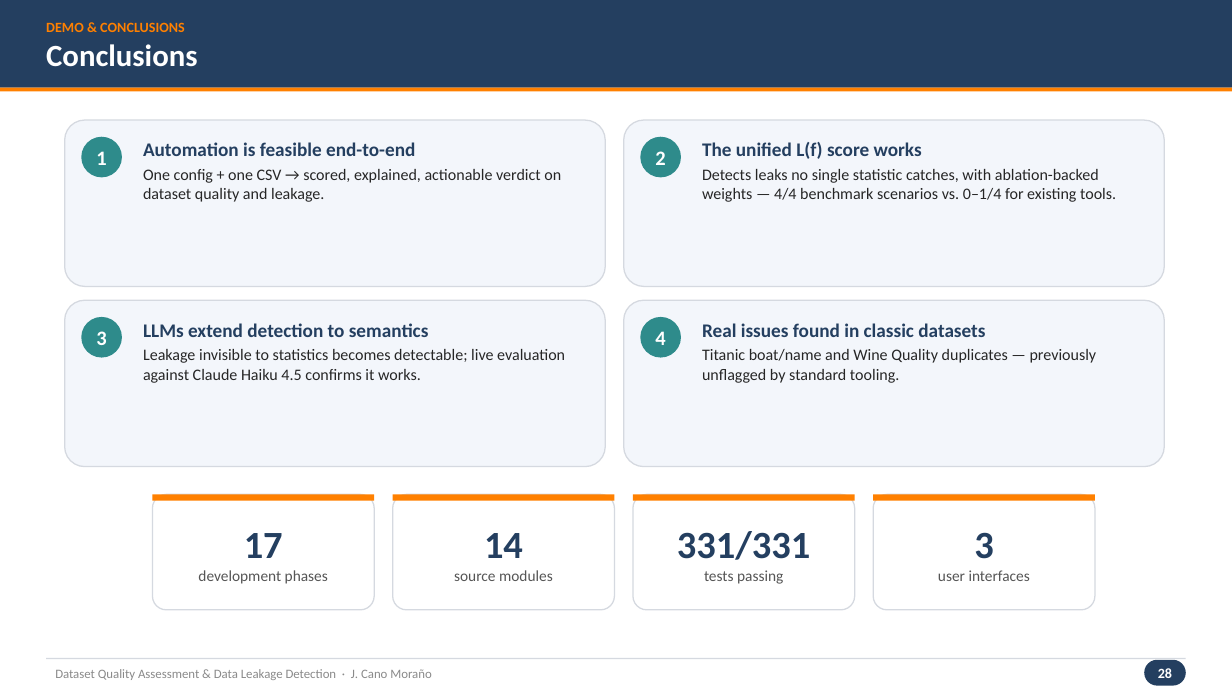
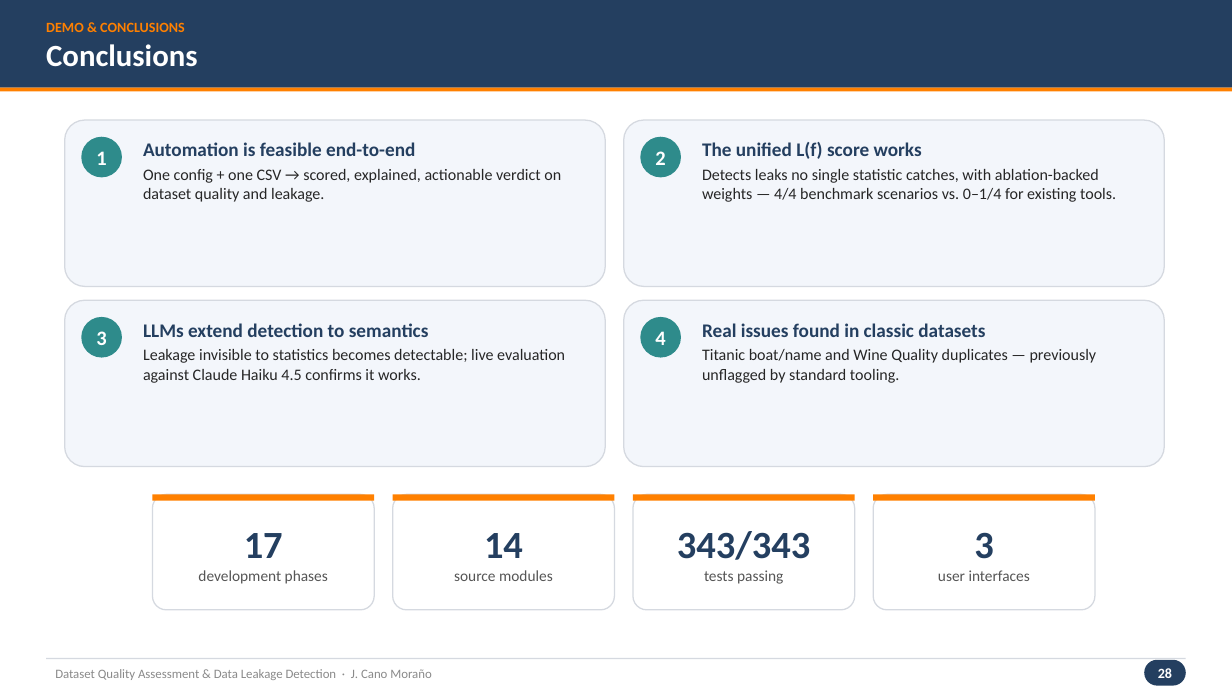
Before and after one commit to jaimecano12/ml-framework, a slide deck: slide 28 of presentation.pptx. Drawn at 1232x693 pixels with LibreOffice and Linux fonts; fonts in the diff are those of the drawing. Boxes give left, top, right and bottom in pixels: in the first picture for what was removed or moved away, otherwise in the second. Text is boxed around its words. In the diff, an @@ line names an element or a change of style, - is before the commit and + after.

```diff
--- a/presentation.pptx
+++ b/presentation.pptx
@@ text in rounded rectangle at bbox=[677, 531, 810, 560]: text changed @@
-331/331
+343/343
```
Also in this commit, not shown: 1 other slide changed, 7 other files.
